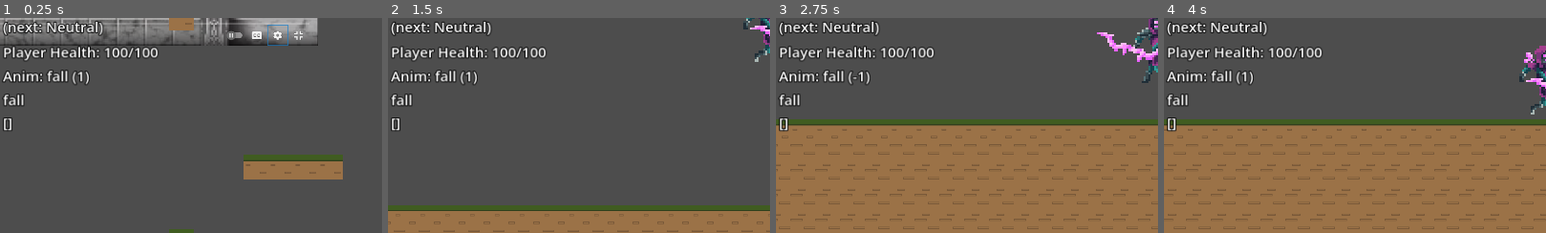
Above: before the commit, frames 1-4 (left to right).
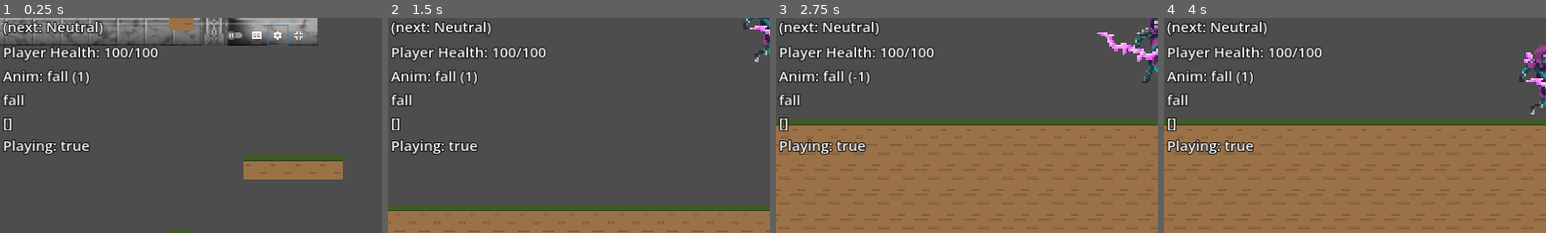
Above: after the commit, the same moments.

Repository: azylazide/untitled-hw-game-G4
Game: Godot game, scene res://src/levels/level_test.tscn
Two runs of this game, one before a commit and one after it. Both use one fixed random seed, a clock stepped at 60 frames per second and the inputs below.
Inputs:
- Up to frame 1 (0.25 s): no input
- Up to frame 2 (1.5 s): tap Enter (ui_accept) at 0.5 s; hold X (dash) 0.53-1.28 s; hold D (right) from 0.53 s (still down); tap Space (jump) at 0.77, 0.8, 1.07, 1.35 s
- Up to frame 3 (2.75 s): tap Space (jump) at 1.52, 1.82, 2.3 s; tap X (dash) at 1.55 s; release D (right) at 2.03 s; hold A (left) from 2.03 s (still down); hold Z (attack) from 2.03 s (still down)
- Up to frame 4 (4 s): release A (left) at 2.78 s; release Z (attack) at 2.78 s; hold D (right) from 2.78 s (still down); tap X (dash) at 2.85 s; tap Space (jump) at 3.02, 3.32, 3.77, 3.8 s; hold X (dash) from 3.53 s (still down)
The pictures show only the part of the screen within x 0-50%, y 50-100%; the shares and areas given below are measured in that part.

The runs differ from the first frame. In frame 1, 0.8% of the frame differs, in the area x 0-24%, y 56-64%; in frame 2, 0.8%; in frame 3, 1.0%; in frame 4, 1.0%.
Error before the commit: Trying to assign value of type 'Nil' to a variable of type 'float'. (res://src/actors/player/player.gd:887)
Error after the commit: Trying to assign value of type 'Nil' to a variable of type 'float'. (res://src/actors/player/player.gd:899)

Commit message:
somehow fixed the buggy softlocked hurt state probably has to do with two animations both ending? moved move change state procedure for hurt state in the on anim tree finished anim func prevent hurt when is_hurt

Diff:
--- a/src/actors/player/player.gd
+++ b/src/actors/player/player.gd
@@ -280,7 +280,7 @@
 		Move.AUTO:
 			match Action.current:
 				Action.STATES.HURT:
-					print(frame_count)
+					print("hurt at %d" %frame_count)
 					velocity.x = -face_direction*speed
 					velocity.y = -0.5*jump_force
 					return
@@ -328,6 +328,9 @@
 	pass
 
 func _enter_action_state(delta: float) -> void:
+	match Action.current:
+		Action.STATES.HURT:
+			anim_sm.travel("hurt")
 	pass
 
 ## Main states code that runs per frame
@@ -342,15 +345,6 @@
 				_apply_movement(face_direction)
 				#return AUTO
 				#when done change AUTO to IDLE or RUN or FALL
-				if not is_hurt:
-					velocity.y = 0
-					if check_floor():
-						if get_direction():
-							Move.next = Move.STATES.RUN
-						else:
-							Move.next = Move.STATES.IDLE
-					else:
-						Move.next = Move.STATES.FALL
 				pass
 			Action.STATES.DEATH:
 				#ignore player input
@@ -575,6 +569,11 @@
 
 ## Clean up when transitioning out to
 func _exit_movement_state(delta: float) -> void:
+	match Move.current:
+		Move.AUTO:
+			match Action.current:
+				Action.STATES.HURT:
+					velocity.x = 0
 	return
 
 func _exit_action_state(delta: float) -> void:
@@ -780,24 +779,26 @@
 				Action.change_state()
 
 func _resolve_animations() -> void:
-	var anim_list:= ["idle","run","fall","jump","land","gdash","adash","wall"]
+	var anim_list:= ["idle","run","fall","jump","land","gdash","adash","wall","hurt"]
 	for anim_name in anim_list:
 		anim_tree.set("parameters/%s/blend_position" %anim_name,face_direction)
 
 func _player_management() -> void:
 	if stats.health == 0 and not is_dead:
+		print("dead %d" %frame_count)
 		player_dead.emit()
 	pass
 
 func hurt(damage: float) -> void:
 	if stats.health == 0:
 		return
+	if is_hurt:
+		return
 
 	stats.health -= damage
 	player_hurt.emit()
 	is_hurt = true
 
-	anim_sm.travel("hurt")
 	Action.next = Action.STATES.HURT
 	Action.change_state()
 	Move.next = Move.AUTO
@@ -820,7 +821,7 @@
 	Move.change_state()
 
 func _on_animation_tree_animation_finished(anim_name: StringName) -> void:
-#	print(anim_name)
+	print(anim_name)
 	if anim_name in ["attack_right","attack_left","attack_air_right","attack_air_left"]:
 		attack_finished = true
 		match Move.current:
@@ -840,10 +841,21 @@
 				anim_sm.travel("idle")
 #				anim_tree.set("parameters/idle/blend_position",face_direction)
 	elif anim_name in ["hurt_left","hurt_right"]:
-		match Move.previous:
-			#temp
-			_:
-				is_hurt = false #temp
+		print("test ended %d" %frame_count)
+		#temp
+		is_hurt = false #temp
+		if check_floor():
+			if get_direction():
+				Move.next = Move.STATES.RUN
+			else:
+				Move.next = Move.STATES.IDLE
+		else:
+			Move.next = Move.STATES.FALL
+		print("%s %d" %[Move.next,frame_count])
+		Move.change_state()
+		if not is_dead:
+			Action.next = Action.STATES.NEUTRAL
+			Action.change_state()
 #				anim_tree.set("parameters/idle/blend_position",face_direction)
 	elif anim_name in ["death_left","death_right"]:
 		#in case player slides off after animation
@@ -890,5 +902,6 @@
 
 	var current_state_node = anim_sm.get_current_node()
 	var travel_path = anim_sm.get_travel_path()
-
-	DebugTexts.get_node("%anim_playback").text = "%s\n%s" %[current_state_node,travel_path]
+	var anim_playing = anim_sm.is_playing()
+
+	DebugTexts.get_node("%anim_playback").text = "%s\n%s\nPlaying: %s" %[current_state_node,travel_path,anim_playing]
--- a/src/actors/player/player.tscn
+++ b/src/actors/player/player.tscn
@@ -806,6 +806,86 @@
 "values": [false]
 }
 
+[sub_resource type="Animation" id="Animation_dmh3b"]
+resource_name = "hurt_left"
+length = 0.2
+tracks/0/type = "value"
+tracks/0/imported = false
+tracks/0/enabled = true
+tracks/0/path = NodePath("Sprite2D:frame")
+tracks/0/interp = 1
+tracks/0/loop_wrap = true
+tracks/0/keys = {
+"times": PackedFloat32Array(0),
+"transitions": PackedFloat32Array(1),
+"update": 1,
+"values": [21]
+}
+tracks/1/type = "value"
+tracks/1/imported = false
+tracks/1/enabled = true
+tracks/1/path = NodePath("Sprite2D:offset")
+tracks/1/interp = 1
+tracks/1/loop_wrap = true
+tracks/1/keys = {
+"times": PackedFloat32Array(0),
+"transitions": PackedFloat32Array(1),
+"update": 0,
+"values": [Vector2(0, -15.5)]
+}
+tracks/2/type = "value"
+tracks/2/imported = false
+tracks/2/enabled = true
+tracks/2/path = NodePath("Sprite2D:flip_h")
+tracks/2/interp = 1
+tracks/2/loop_wrap = true
+tracks/2/keys = {
+"times": PackedFloat32Array(0),
+"transitions": PackedFloat32Array(1),
+"update": 1,
+"values": [true]
+}
+
+[sub_resource type="Animation" id="Animation_amy27"]
+resource_name = "hurt_right"
+length = 0.2
+tracks/0/type = "value"
+tracks/0/imported = false
+tracks/0/enabled = true
+tracks/0/path = NodePath("Sprite2D:frame")
+tracks/0/interp = 1
+tracks/0/loop_wrap = true
+tracks/0/keys = {
+"times": PackedFloat32Array(0),
+"transitions": PackedFloat32Array(1),
+"update": 1,
+"values": [21]
+}
+tracks/1/type = "value"
+tracks/1/imported = false
+tracks/1/enabled = true
+tracks/1/path = NodePath("Sprite2D:offset")
+tracks/1/interp = 1
+tracks/1/loop_wrap = true
+tracks/1/keys = {
+"times": PackedFloat32Array(0),
+"transitions": PackedFloat32Array(1),
+"update": 0,
+"values": [Vector2(0, -15.5)]
+}
+tracks/2/type = "value"
+tracks/2/imported = false
+tracks/2/enabled = true
+tracks/2/path = NodePath("Sprite2D:flip_h")
+tracks/2/interp = 1
+tracks/2/loop_wrap = true
+tracks/2/keys = {
+"times": PackedFloat32Array(0),
+"transitions": PackedFloat32Array(1),
+"update": 1,
+"values": [false]
+}
+
 [sub_resource type="Animation" id="Animation_alppg"]
 resource_name = "idle_left"
 length = 0.8
@@ -1198,86 +1278,6 @@
 "transitions": PackedFloat32Array(1),
 "update": 1,
 "values": [Vector2(-4, -10)]
-}
-tracks/2/type = "value"
-tracks/2/imported = false
-tracks/2/enabled = true
-tracks/2/path = NodePath("Sprite2D:flip_h")
-tracks/2/interp = 1
-tracks/2/loop_wrap = true
-tracks/2/keys = {
-"times": PackedFloat32Array(0),
-"transitions": PackedFloat32Array(1),
-"update": 1,
-"values": [true]
-}
-
-[sub_resource type="Animation" id="Animation_amy27"]
-resource_name = "hurt_right"
-length = 0.2
-tracks/0/type = "value"
-tracks/0/imported = false
-tracks/0/enabled = true
-tracks/0/path = NodePath("Sprite2D:frame")
-tracks/0/interp = 1
-tracks/0/loop_wrap = true
-tracks/0/keys = {
-"times": PackedFloat32Array(0),
-"transitions": PackedFloat32Array(1),
-"update": 1,
-"values": [21]
-}
-tracks/1/type = "value"
-tracks/1/imported = false
-tracks/1/enabled = true
-tracks/1/path = NodePath("Sprite2D:offset")
-tracks/1/interp = 1
-tracks/1/loop_wrap = true
-tracks/1/keys = {
-"times": PackedFloat32Array(0),
-"transitions": PackedFloat32Array(1),
-"update": 0,
-"values": [Vector2(0, -15.5)]
-}
-tracks/2/type = "value"
-tracks/2/imported = false
-tracks/2/enabled = true
-tracks/2/path = NodePath("Sprite2D:flip_h")
-tracks/2/interp = 1
-tracks/2/loop_wrap = true
-tracks/2/keys = {
-"times": PackedFloat32Array(0),
-"transitions": PackedFloat32Array(1),
-"update": 1,
-"values": [false]
-}
-
-[sub_resource type="Animation" id="Animation_dmh3b"]
-resource_name = "hurt_left"
-length = 0.2
-tracks/0/type = "value"
-tracks/0/imported = false
-tracks/0/enabled = true
-tracks/0/path = NodePath("Sprite2D:frame")
-tracks/0/interp = 1
-tracks/0/loop_wrap = true
-tracks/0/keys = {
-"times": PackedFloat32Array(0),
-"transitions": PackedFloat32Array(1),
-"update": 1,
-"values": [21]
-}
-tracks/1/type = "value"
-tracks/1/imported = false
-tracks/1/enabled = true
-tracks/1/path = NodePath("Sprite2D:offset")
-tracks/1/interp = 1
-tracks/1/loop_wrap = true
-tracks/1/keys = {
-"times": PackedFloat32Array(0),
-"transitions": PackedFloat32Array(1),
-"update": 0,
-"values": [Vector2(0, -15.5)]
 }
 tracks/2/type = "value"
 tracks/2/imported = false
@@ -1443,10 +1443,10 @@
 parameters/adash/blend_position = 1.0
 parameters/attack/blend_position = 1.0
 parameters/attack_air/blend_position = 1.0
-parameters/death/blend_position = 0.998498
+parameters/death/blend_position = 1.0
 parameters/fall/blend_position = 1.0
 parameters/gdash/blend_position = 0
-parameters/hurt/blend_position = 0
+parameters/hurt/blend_position = 1.0
 parameters/idle/blend_position = 1.0
 parameters/jump/blend_position = 1.0
 parameters/land/blend_position = 1.0
